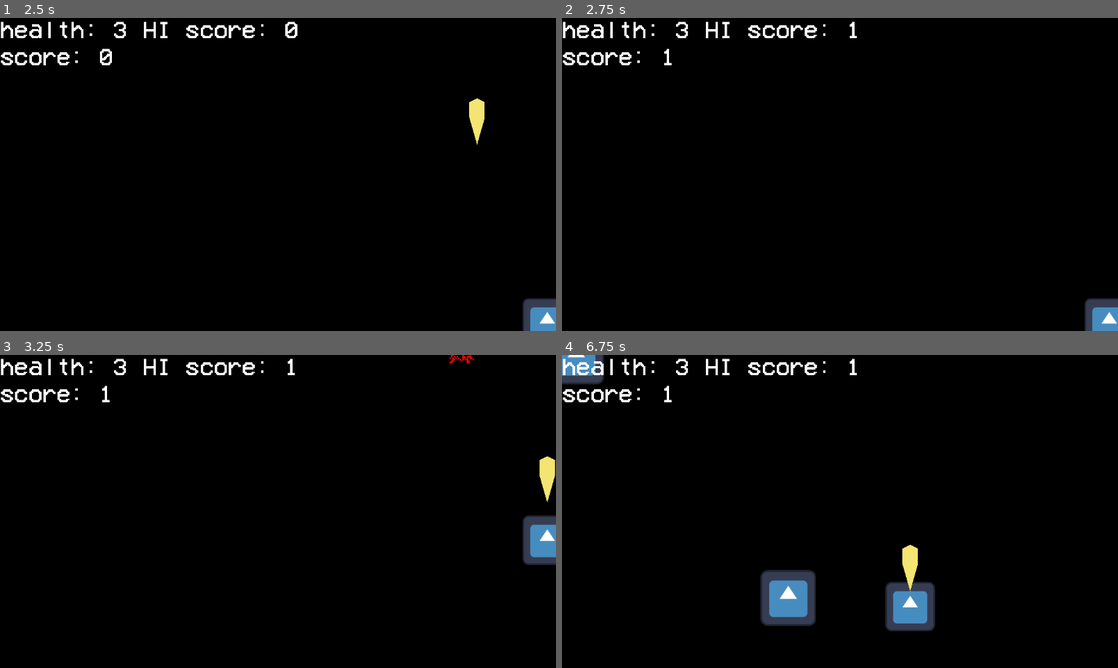
Above: before the commit, frames 1-4 (two rows, left to right).
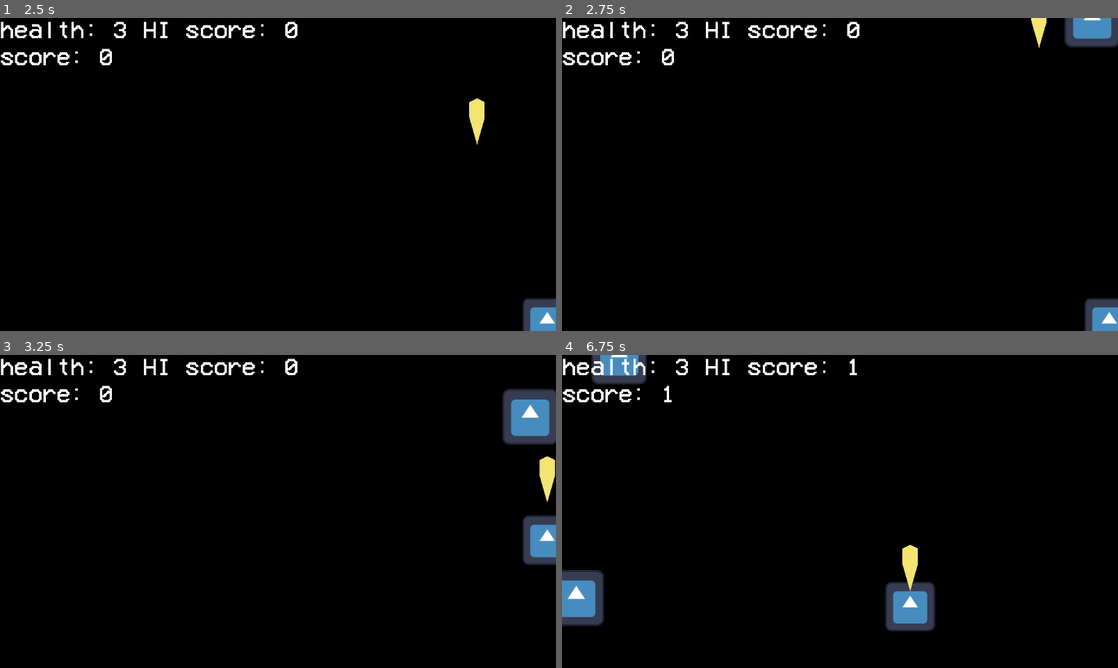
Above: after the commit, the same moments.

Repository: justinsly/shape-space
Game: Godot game, scene res://scenes/screens/titlescreen.tscn
Two runs of this game, one before a commit and one after it. Both use one fixed random seed, a clock stepped at 60 frames per second and the inputs below. The engine's default icon, where the game draws it, is replaced by a stand-in: a white triangle on a blue panel in a dark square.
Inputs:
- Up to frame 1 (2.5 s): tap Enter at 0.5 s; hold Right (move_right) 0.53-1.28 s; hold Space (shoot) 0.53-1.28 s; hold Down (move_down) 1.28-2.03 s; tap Space (shoot) at 1.35, 2 s; hold Right (move_right) from 2.03 s (still down); hold Space (shoot) from 2.03 s (still down)
- Up to frame 2 (2.75 s): keep holding Right (move_right); keep holding Space (shoot)
- Up to frame 3 (3.25 s): release Right (move_right) at 2.78 s; release Space (shoot) at 2.78 s; hold Up (move_up) from 2.78 s (still down); tap Space (shoot) at 2.85 s
- Up to frame 4 (6.75 s): release Up (move_up) at 3.53 s; hold Space (shoot) 3.53-4.28 s; hold Left (move_left) 3.53-5.03 s; tap Space (shoot) at 4.35, 5.85 s; hold Down (move_down) 5.03-5.78 s; hold Space (shoot) 5.03-5.78 s; hold Right (move_right) 5.78-6.53 s; hold Up (move_up) from 6.53 s (still down); hold Space (shoot) from 6.53 s (still down)

Frame 1 is identical in both runs. In frame 2, 1.2% of the frame differs, in the area x 17-100%, y 0-15%; in frame 3, 1.9%; in frame 4, 4.2%, in the area x 0-46%, y 0-87%.

Commit message:
change the enemy scene to support inheritance also makes the editor shut up about the "unused" signal in the player script

Diff:
--- a/scenes/entities/enemies/enemy.gd
+++ b/scenes/entities/enemies/enemy.gd
@@ -1,7 +1,9 @@
 extends Area2D
 
-@export var sceneboom: PackedScene
-@export var sceneheal: PackedScene
+@export var sceneboom: PackedScene ## explosion effect scene
+@export var sceneheal: PackedScene ## the healing item scene to be dropped
+@export var bounce_on_hit: bool ## determines if the enemy should move backward a little bit upon hitting the player
+@export var drop_heal_item_on_death: bool ## determines if the enemy should drop the healing item upon being destroyed
 
 var speed = 250
 
@@ -18,14 +20,14 @@
 
 func _on_area_entered(area):
 	if area.is_in_group("player"):
-		#print("i touched player")
-		var delta = get_process_delta_time()
-		$KnockTimer.start()
-		set_process(false)
-		while $KnockTimer.time_left > 0:
-			if !get_tree().paused:
-				position.y -= 200 * delta
-			await get_tree().create_timer(0.01 * delta).timeout
+		if bounce_on_hit:
+			var delta = get_process_delta_time()
+			$KnockTimer.start()
+			set_process(false)
+			while $KnockTimer.time_left > 0:
+				if !get_tree().paused:
+					position.y -= 200 * delta
+				await get_tree().create_timer(0.01 * delta).timeout
 
 func _on_knock_timer_timeout():
 	set_process(true)
@@ -35,9 +37,10 @@
 	boom.position = position
 	add_sibling(boom)
 	boom.act(1.5)
-	# if the player's health is not full, roll a chance to drop a healing item
-	if playervars.health < 3:
-		if randf_range(0, 12) <= 4:
-			var healitem = sceneheal.instantiate()
-			healitem.position = position
-			call_deferred("add_sibling", healitem)
+	if drop_heal_item_on_death:
+		# if the player's health is not full, roll a chance to drop a healing item
+		if playervars.health < 3:
+			if randf_range(0, 12) <= 4:
+				var healitem = sceneheal.instantiate()
+				healitem.position = position
+				call_deferred("add_sibling", healitem)
--- a/scenes/entities/enemies/enemy.tscn
+++ b/scenes/entities/enemies/enemy.tscn
@@ -8,7 +8,7 @@
 [sub_resource type="RectangleShape2D" id="RectangleShape2D_4gyqm"]
 size = Vector2(124.444, 124.444)
 
-[node name="Enemy" type="Area2D" groups=["enemy"]]
+[node name="Enemy" type="Area2D" unique_id=1675273459 groups=["enemy"]]
 scale = Vector2(0.9, 0.9)
 collision_layer = 4
 collision_mask = 2
@@ -16,18 +16,18 @@
 sceneboom = ExtResource("2_qi2p4")
 sceneheal = ExtResource("3_iifgy")
 
-[node name="CollisionShape2D" type="CollisionShape2D" parent="."]
+[node name="CollisionShape2D" type="CollisionShape2D" parent="." unique_id=1471123290]
 position = Vector2(2.11928e-06, 2.11928e-06)
 shape = SubResource("RectangleShape2D_4gyqm")
 
-[node name="Sprite2D" type="Sprite2D" parent="."]
+[node name="Sprite2D" type="Sprite2D" parent="." unique_id=288130812]
 texture = ExtResource("1_7k104")
 
-[node name="VisibleOnScreenNotifier2D" type="VisibleOnScreenNotifier2D" parent="."]
+[node name="VisibleOnScreenNotifier2D" type="VisibleOnScreenNotifier2D" parent="." unique_id=1641499453]
 position = Vector2(1.14441e-05, 1.14441e-05)
 scale = Vector2(13.3333, 13.3333)
 
-[node name="KnockTimer" type="Timer" parent="."]
+[node name="KnockTimer" type="Timer" parent="." unique_id=1496727996]
 wait_time = 0.5
 one_shot = true
 
--- /dev/null
+++ b/scenes/entities/enemies/enemyGeneric/enemygeneric.tscn
@@ -0,0 +1,7 @@
+[gd_scene format=3 uid="uid://dldmoatfffay2"]
+
+[ext_resource type="PackedScene" uid="uid://b2koh0mt0vlsw" path="res://scenes/entities/enemies/enemy.tscn" id="1_3kvpr"]
+
+[node name="Enemy" unique_id=1675273459 instance=ExtResource("1_3kvpr")]
+bounce_on_hit = true
+drop_heal_item_on_death = true
--- a/scenes/entities/player/player.gd
+++ b/scenes/entities/player/player.gd
@@ -2,6 +2,7 @@
 
 signal hit
 signal dieded
+@warning_ignore("unused_signal")
 signal heal
 signal explode
 
--- a/scenes/screens/main.gd
+++ b/scenes/screens/main.gd
@@ -1,7 +1,10 @@
 extends Node
 
-## the enemy scene, preloaded for quick access
-@export var sceneenemy: PackedScene
+## the list of enemies that can be spawned.
+##
+## [br]
+## to add a new entry: click on "Add Element" and then select a scene
+@export var spawnable_enemies: Array[PackedScene]
 
 func _ready():
 	$HUD/HiscoreLabel.text = "HI score: %s" % playervars.hiscore
@@ -18,6 +21,8 @@
 	print("data saved")
 
 func _on_enemyspawner_timeout():
+	var sceneenemy = spawnable_enemies.pick_random()
+	print(sceneenemy)
 	var enemy = sceneenemy.instantiate()
 	enemy.initialize(randf_range(8.0, 1144.0), -47)
 	add_child(enemy)
--- a/scenes/screens/main.tscn
+++ b/scenes/screens/main.tscn
@@ -2,7 +2,7 @@
 
 [ext_resource type="Script" uid="uid://cy0itby661ct0" path="res://scenes/screens/main.gd" id="1_h2yge"]
 [ext_resource type="PackedScene" uid="uid://cynekxynk6jro" path="res://scenes/entities/player/player.tscn" id="1_ig7tw"]
-[ext_resource type="PackedScene" uid="uid://b2koh0mt0vlsw" path="res://scenes/entities/enemies/enemy.tscn" id="2_1bvp3"]
+[ext_resource type="PackedScene" uid="uid://dldmoatfffay2" path="res://scenes/entities/enemies/enemyGeneric/enemygeneric.tscn" id="2_2vgtk"]
 [ext_resource type="Theme" uid="uid://dpxoi6db5uese" path="res://resources/biguitext_theme.tres" id="4_lquwl"]
 [ext_resource type="Script" uid="uid://ka2g0ttpsknb" path="res://scoremanager.gd" id="5_lquwl"]
 [ext_resource type="Script" uid="uid://wrj2frje2cqb" path="res://pausehandler.gd" id="6_7mycd"]
@@ -15,7 +15,7 @@
 
 [node name="Main" type="Node" unique_id=399326169]
 script = ExtResource("1_h2yge")
-sceneenemy = ExtResource("2_1bvp3")
+spawnable_enemies = Array[PackedScene]([ExtResource("2_2vgtk")])
 
 [node name="Player" parent="." unique_id=1550446609 instance=ExtResource("1_ig7tw")]
 position = Vector2(576, 553)
